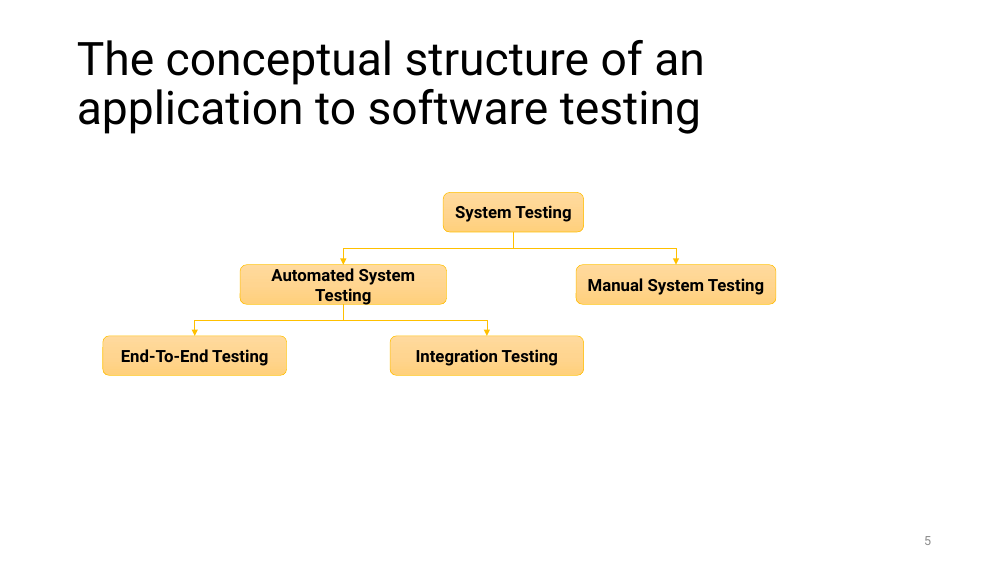
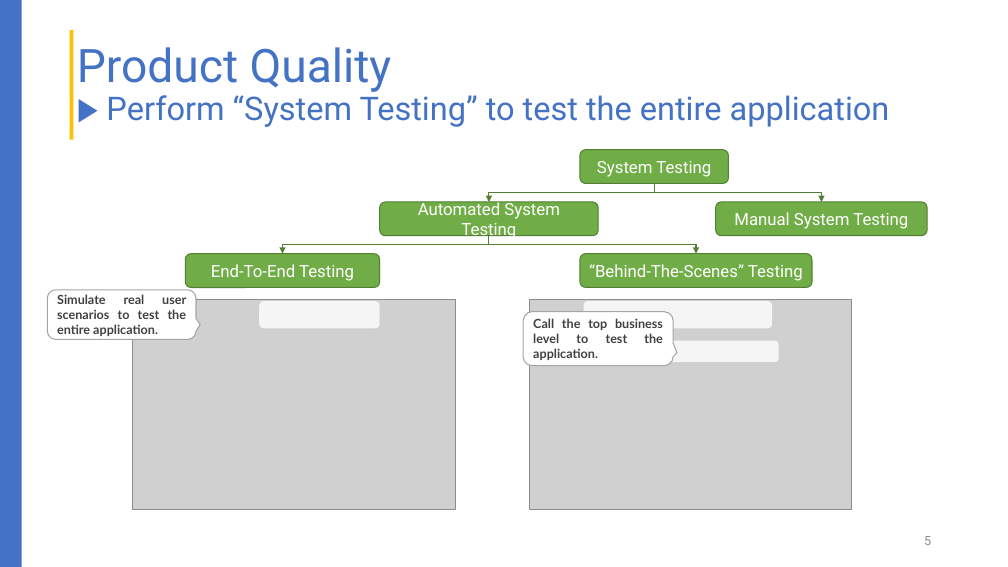
Before and after one commit to liepnguyen/Planru, a slide deck: slide 5 of Documents/Lessons Learned From Agile Quality Assurance In Scrum.pptx. Drawn at 1008x567 pixels with LibreOffice and Linux fonts; fonts in the diff are those of the drawing; grey boxes stand for pictures. Boxes give left, top, right and bottom in pixels: in the first picture for what was removed or moved away, otherwise in the second. Text is boxed around its words. In the diff, an @@ line names an element or a change of style, - is before the commit and + after.

```diff
--- a/Documents/Lessons Learned From Agile Quality Assurance In Scrum.pptx
+++ b/Documents/Lessons Learned From Agile Quality Assurance In Scrum.pptx
@@ rectangle added at [0, 0, 22, 567], fill #4472C4 @@
@@ rectangle added at [70, 30, 73, 140], fill #FFC000 @@
@@ title at [77, 47, 890, 127]: text changed; size 44 to 31 pt; text colour #000000 to #4472C4 @@
-The conceptual structure of an application to software testing
+Product Quality
+▶ Perform “System Testing” to test the entire application
@@ rounded rectangle "System Testing": place and size @@
-rounded rectangle "System Testing" at [443, 193, 584, 232]
+rounded rectangle "System Testing" at [580, 150, 728, 184]
@@ rounded rectangle "Automated System Testing": place and size @@
-rounded rectangle "Automated System Testing" at [240, 265, 447, 304]
+rounded rectangle "Automated System Testing" at [380, 202, 598, 236]
@@ elbow arrow moved from (513, 232) - (343, 265) to (654, 184) - (489, 202) @@
@@ elbow arrow (654, 184) - (489, 202): stroke #FFC000 0.5 pt to #538035 1 pt @@
@@ elbow arrow moved from (513, 232) - (676, 265) to (654, 184) - (822, 202) @@
@@ elbow arrow (654, 184) - (822, 202): stroke #FFC000 0.5 pt to #538035 1 pt @@
@@ text colour #000000 to #FFFFFF, bold off; fill gradient #FFDB9E to #FFD590 to #FFD07C to #70AD47; outline #FFC000 0.5 pt to #538035 1 pt in 4 elements at [580, 150, 728, 184], [185, 254, 380, 288], [380, 202, 598, 236], [716, 202, 928, 236] @@
@@ rounded rectangle "Manual System Testing": place and size @@
-rounded rectangle "Manual System Testing" at [576, 265, 776, 304]
+rounded rectangle "Manual System Testing" at [716, 202, 928, 236]
@@ elbow arrow moved from (343, 305) - (195, 336) to (489, 236) - (283, 254) @@
@@ elbow arrow (489, 236) - (283, 254): stroke #FFC000 0.5 pt to #538035 1 pt @@
@@ elbow arrow moved from (343, 305) - (487, 336) to (489, 236) - (696, 254) @@
@@ elbow arrow (489, 236) - (696, 254): stroke #FFC000 0.5 pt to #538035 1 pt @@
@@ rounded rectangle "End-To-End Testing": place and size @@
-rounded rectangle "End-To-End Testing" at [103, 336, 287, 375]
+rounded rectangle "End-To-End Testing" at [185, 254, 380, 288]
@@ rounded rectangle "“Behind-The-Scenes” Testing": place and size @@
-rounded rectangle "“Behind-The-Scenes” Testing" at [390, 336, 584, 375]
+rounded rectangle "“Behind-The-Scenes” Testing" at [580, 254, 812, 288]
@@ rounded rectangle "“Behind-The-Scenes” Testing" at [580, 254, 812, 288]: fill gradient #FFDB9E to #FFD590 to #FFD07C to #70AD47; outline #FFC000 0.5 pt to #538035 1 pt @@
@@ text in rounded rectangle at [589, 264, 803, 281]: text changed; text colour #000000 to #FFFFFF; bold off @@
-Integration Testing
+“Behind-The-Scenes” Testing
@@ rounded speech box added at [48, 290, 197, 340], fill #FFFFFF, outline #A5A5A5 1 pt, 12 pt, text #404040, bold @@
+Simulate real user scenarios to test the entire application.
@@ picture added at [133, 300, 456, 510] @@
@@ rounded rectangle added at [259, 301, 380, 328], fill #FFFFFF at 80% opacity @@
@@ rounded speech box added at [523, 312, 673, 365], fill #FFFFFF, outline #A5A5A5 1 pt, 12 pt, text #404040, bold @@
+Call the top business level to test the application.
@@ picture added at [529, 300, 852, 510] @@
@@ rounded rectangle added at [584, 301, 772, 328], fill #FFFFFF at 80% opacity @@
@@ rounded rectangle added at [587, 341, 779, 362], fill #FFFFFF at 80% opacity @@
```
Also in this commit, not shown: 15 other slides changed, 5 slides added, 3 slides removed.
